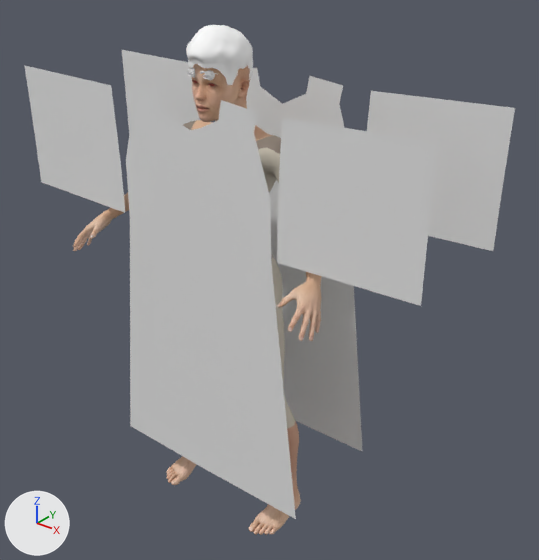
The Blender file Assets/npc_male.blend, before and after one commit.
Rendered twice from a camera (50 mm lens) standing at (27.6, -31.4, 36.3) and looking at (1.7, 0.9, 16.3). The axes (+X, +Y, +Z) are drawn at lower left. The lights are the same throughout. The older version comes first.

Objects in the first picture: 'Human', 'Human.short02', 'Plane' and 1 more.
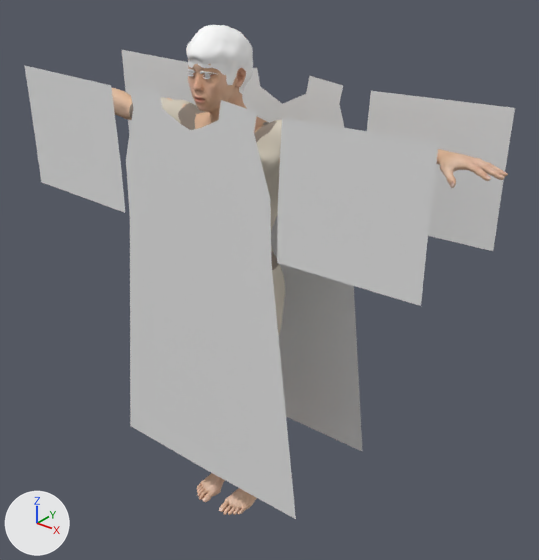
The change in detail:
me_base_001 is used by ob_human; location (0.0, 0.0, 0.0); scale (18.4, 18.4, 18.4).
me_base_001 had 19158 vertices, 18486 faces and spanned x -0.5..0.5, y -0.33..0.11, z -0.02..1.67.
me_base_001 now has 19158 vertices, 18486 faces and spans x -0.89..0.89, y -0.2..0.13, z -0.02..1.7.
me_base_001 part 1: 18663 of 19158 vertices moved; they spanned x -0.5..0.5, y -0.33..0.11, z 0.0..1.67 and now span x -0.89..0.89, y -0.2..0.13, z 0.0..1.7; mean shift (0.0, 0.04, 0.11); largest move (-0.48, -0.3, 0.95) -> (-0.89, -0.07, 1.43).
Other edits to the shape of me_base_001 do not show in these pictures.

Where the change shows, as pixel boxes [x1, y1, x2, y2] in the pictures (539 x 560 px):
'Human', reshaped
    before: [73, 64, 322, 535]
    after: [111, 35, 508, 515]
